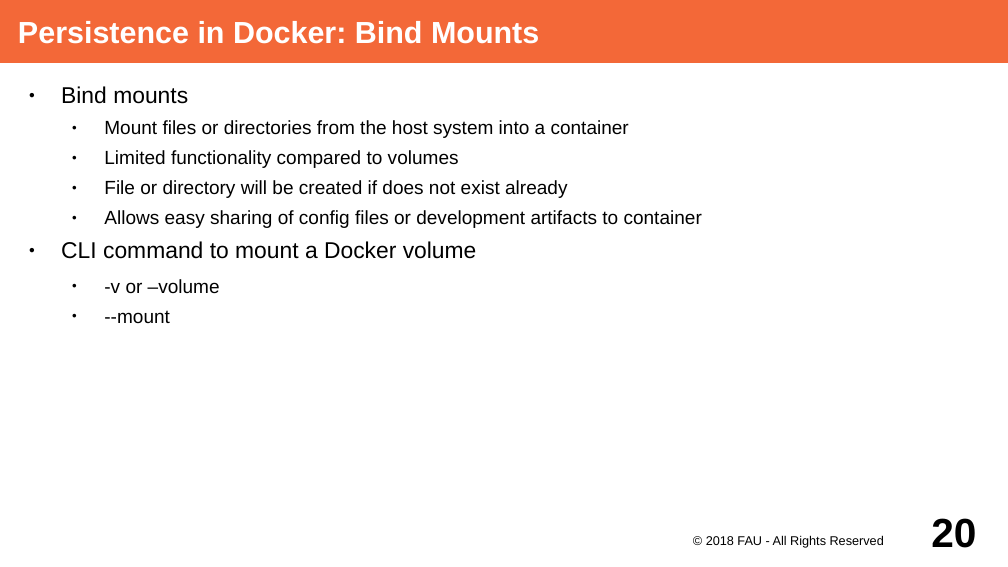
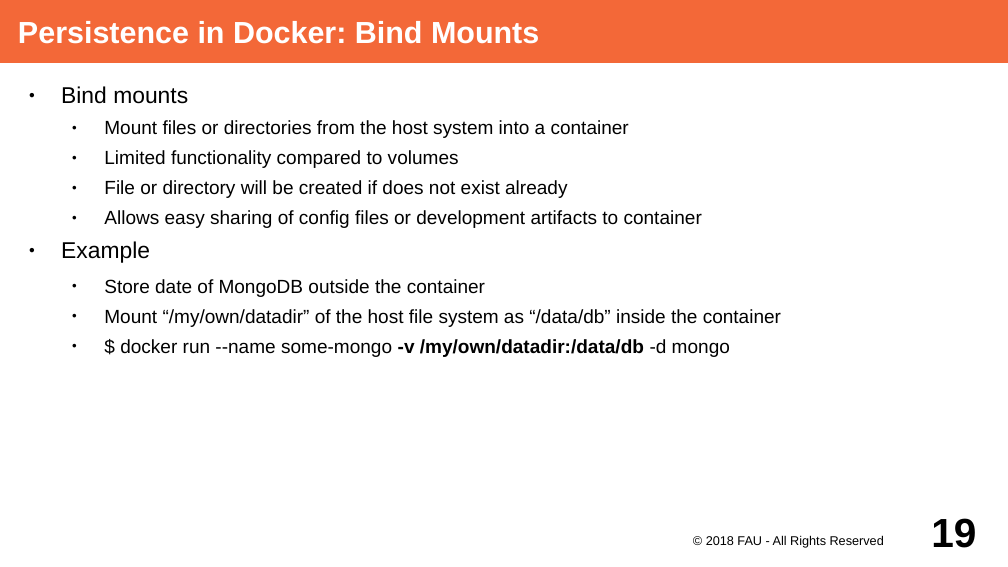
Before and after one commit to dirkriehle/adap-course, a slide deck: slide 19 of Lecture Slides/ADAP Z01 - Containerization.odp (slide 20 before the commit). Drawn at 1008x567 pixels with LibreOffice and Linux fonts; fonts in the diff are those of the drawing. Boxes give left, top, right and bottom in pixels: in the first picture for what was removed or moved away, otherwise in the second. Text is boxed around its words. In the diff, an @@ line names an element or a change of style, - is before the commit and + after.

Commit message:
Extend containerization slides

```diff
--- a/Lecture Slides/ADAP Z01 - Containerization.odp
+++ b/Lecture Slides/ADAP Z01 - Containerization.odp
@@ text at (61,241,781,357): text changed; size 18 to 15 pt @@
-● CLI command to mount a Docker volume
-  ● -v or –volume
-  ● --mount
+● Example
+  ● Store date of MongoDB outside the container
+  ● Mount “/my/own/datadir” of the host file system as “/data/db” inside the container
+  ● $ docker run --name some-mongo -v /my/own/datadir:/data/db -d mongo
@@ page number at (931,518,976,548): text changed @@
-20
+19
```
Also in this commit, not shown: 8 other slides changed.
